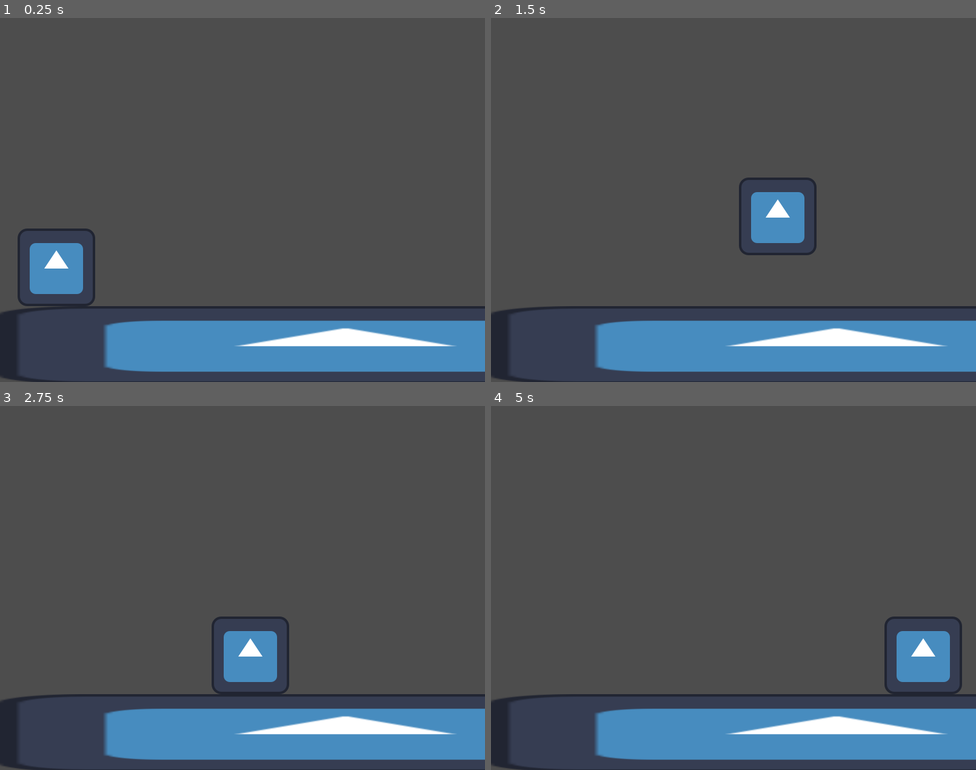
Above: before the commit, frames 1-4 (two rows, left to right).
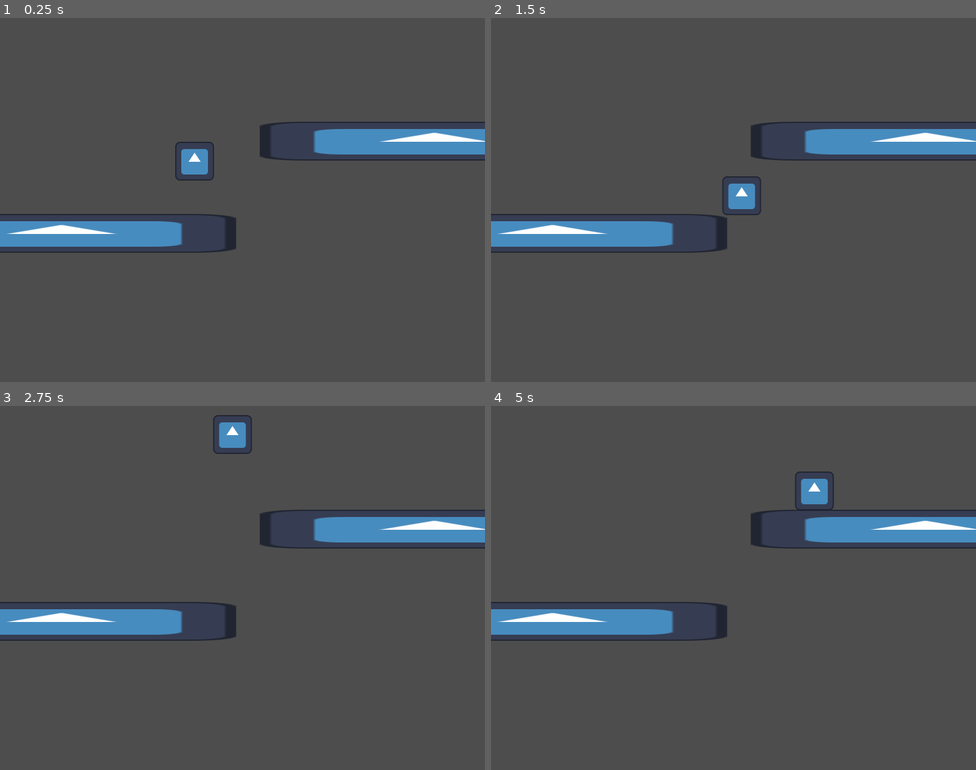
Above: after the commit, the same moments.

Repository: briel0/fog-gamejam-maio
Game: Godot game, scene res://scenes/main.tscn
Two runs of this game, one before a commit and one after it. Both use one fixed random seed, a clock stepped at 60 frames per second and the inputs below. The engine's default icon, where the game draws it, is replaced by a stand-in: a white triangle on a blue panel in a dark square.
Inputs:
- Up to frame 1 (0.25 s): no input
- Up to frame 2 (1.5 s): hold Right (right) from 0.53 s (still down); tap Space (jump) at 0.6, 0.77, 1.07, 1.35 s
- Up to frame 3 (2.75 s): tap Space (jump) at 1.52, 1.82, 2.1 s; release Right (right) at 2.03 s; hold Left (left) from 2.03 s (still down)
- Up to frame 4 (5 s): release Left (left) at 2.78 s; hold Right (right) 2.78-4.28 s; tap Space (jump) at 2.85, 3.02, 3.32, 3.6, 3.77, 4.07, 4.35, 4.52, 4.82 s; hold Left (left) from 4.28 s (still down)

The runs differ from the first frame. In frame 1, 21% of the frame differs, in the area x 0-100%, y 28-100%; in frame 2, 21%; in frame 3, 21%; in frame 4, 22%, in the area x 0-100%, y 18-100%.

Commit message:
mecanica trocar da barra

Diff:
--- a/project.godot
+++ b/project.godot
@@ -39,6 +39,18 @@
 "events": [Object(InputEventKey,"resource_local_to_scene":false,"resource_name":"","device":-1,"window_id":0,"alt_press …(191 unchanged characters)…
 ]
 }
+up={
+"deadzone": 0.2,
+"events": [Object(InputEventKey,"resource_local_to_scene":false,"resource_name":"","device":-1,"window_id":0,"alt_pressed":false,"shift_pressed":false,"ctrl_pressed":false,"meta_pressed":false,"pressed":false,"keycode":0,"physical_keycode":87,"key_label":0,"unicode":119,"location":0,"echo":false,"script":null)
+, Object(InputEventKey,"resource_local_to_scene":false,"resource_name":"","device":-1,"window_id":0,"alt_pressed":false,"shift_pressed":false,"ctrl_pressed":false,"meta_pressed":false,"pressed":false,"keycode":0,"physical_keycode":4194320,"key_label":0,"unicode":0,"location":0,"echo":false,"script":null)
+]
+}
+down={
+"deadzone": 0.2,
+"events": [Object(InputEventKey,"resource_local_to_scene":false,"resource_name":"","device":-1,"window_id":0,"alt_pressed":false,"shift_pressed":false,"ctrl_pressed":false,"meta_pressed":false,"pressed":false,"keycode":0,"physical_keycode":4194322,"key_label":0,"unicode":0,"location":0,"echo":false,"script":null)
+, Object(InputEventKey,"resource_local_to_scene":false,"resource_name":"","device":-1,"window_id":0,"alt_pressed":false,"shift_pressed":false,"ctrl_pressed":false,"meta_pressed":false,"pressed":false,"keycode":0,"physical_keycode":83,"key_label":0,"unicode":115,"location":0,"echo":false,"script":null)
+]
+}
 
 [physics]
 
--- a/scenes/main.tscn
+++ b/scenes/main.tscn
@@ -3,24 +3,37 @@
 [ext_resource type="PackedScene" uid="uid://bp7gyn3h53c4a" path="res://prefabs/character.tscn" id="1_o5qli"]
 [ext_resource type="Texture2D" uid="uid://bwlis81viho2p" path="res://icon.svg" id="2_0wfyh"]
 
-[sub_resource type="RectangleShape2D" id="RectangleShape2D_sugp2"]
-size = Vector2(128, 128)
+[sub_resource type="RectangleShape2D" id="RectangleShape2D_0wfyh"]
+size = Vector2(128, 124)
 
 [node name="Main" type="Node2D" unique_id=176912923]
 
 [node name="Character" parent="." unique_id=1913132122 instance=ExtResource("1_o5qli")]
-position = Vector2(98, 470)
-
-[node name="Floor" type="StaticBody2D" parent="." unique_id=209594217]
-position = Vector2(575, 625)
-scale = Vector2(9, 1)
-
-[node name="Sprite2D" type="Sprite2D" parent="Floor" unique_id=1423249206]
-texture = ExtResource("2_0wfyh")
-
-[node name="CollisionShape2D" type="CollisionShape2D" parent="Floor" unique_id=1133092974]
-shape = SubResource("RectangleShape2D_sugp2")
+position = Vector2(247, 172)
 
 [node name="Camera2D" type="Camera2D" parent="." unique_id=687306338]
 position = Vector2(405, 386)
-zoom = Vector2(2, 2)
+
+[node name="Beam" type="StaticBody2D" parent="." unique_id=456732239]
+position = Vector2(1086, 442)
+scale = Vector2(9, 1)
+
+[node name="Sprite2D" type="Sprite2D" parent="Beam" unique_id=416321108]
+position = Vector2(-5.3333335, -250)
+texture = ExtResource("2_0wfyh")
+
+[node name="UpSideCollision" type="CollisionShape2D" parent="Beam" unique_id=2092278496]
+position = Vector2(-5.2222214, -250)
+shape = SubResource("RectangleShape2D_0wfyh")
+
+[node name="Beam2" type="StaticBody2D" parent="." unique_id=256125171]
+position = Vector2(-144, 746)
+scale = Vector2(9, 1)
+
+[node name="Sprite2D" type="Sprite2D" parent="Beam2" unique_id=818581608]
+position = Vector2(-5.3333335, -250)
+texture = ExtResource("2_0wfyh")
+
+[node name="UpSideCollision" type="CollisionShape2D" parent="Beam2" unique_id=1217344326]
+position = Vector2(-5.2222214, -248)
+shape = SubResource("RectangleShape2D_0wfyh")
--- a/scripts/character.gd
+++ b/scripts/character.gd
@@ -1,17 +1,36 @@
 extends CharacterBody2D
-
-const JUMP_VELOCITY = -800.0
+var hanging  = false
+var jumpable = true
+const JUMP_VELOCITY = -1200.0
 @export var speed: float = 400.0
 
 func _ready() -> void:
 	pass
+func disable_collision_temp():
+	set_collision_mask_value(1,false)
+	await get_tree().create_timer(0.3).timeout
+	set_collision_mask_value(1,true)
 
 func _physics_process(delta: float) -> void:
-	if not is_on_floor():
+	#gravidade pq ta no ar
+	jumpable=true
+	if not is_on_floor() and not is_on_ceiling():
 		self.velocity += get_gravity() * delta
-	else:
-		if Input.is_action_just_pressed("jump"):
-			self.velocity.y = JUMP_VELOCITY
+		jumpable=false
+	#ta pendurado
+
+	if is_on_ceiling():
+		if Input.is_action_just_pressed("up"):
+			position[1] -=250
+		if Input.is_action_just_pressed("down"):
+			self.velocity += get_gravity() * delta
+	elif  is_on_floor() and Input.is_action_just_pressed("down"):
+			position[1] +=250
+
+	if jumpable and Input.is_action_just_pressed("jump"):
+		disable_collision_temp()
+		self.velocity.y = JUMP_VELOCITY
+
 
 	var direction := Input.get_axis("left", "right")
 	if direction:
